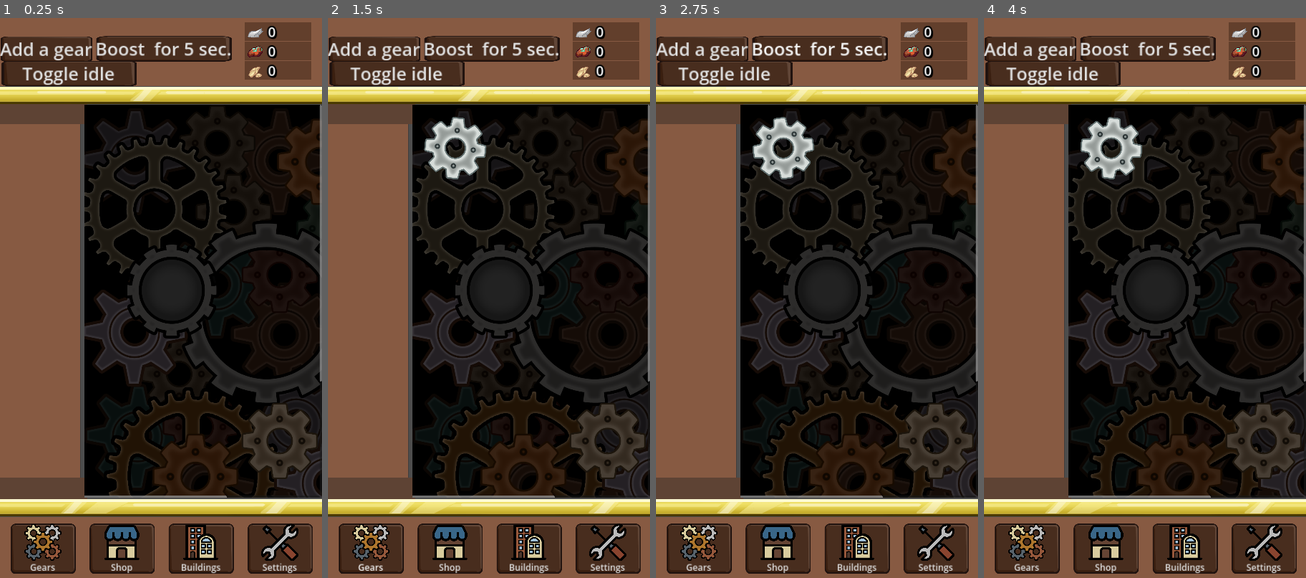
Above: before the commit, frames 1-4 (left to right).
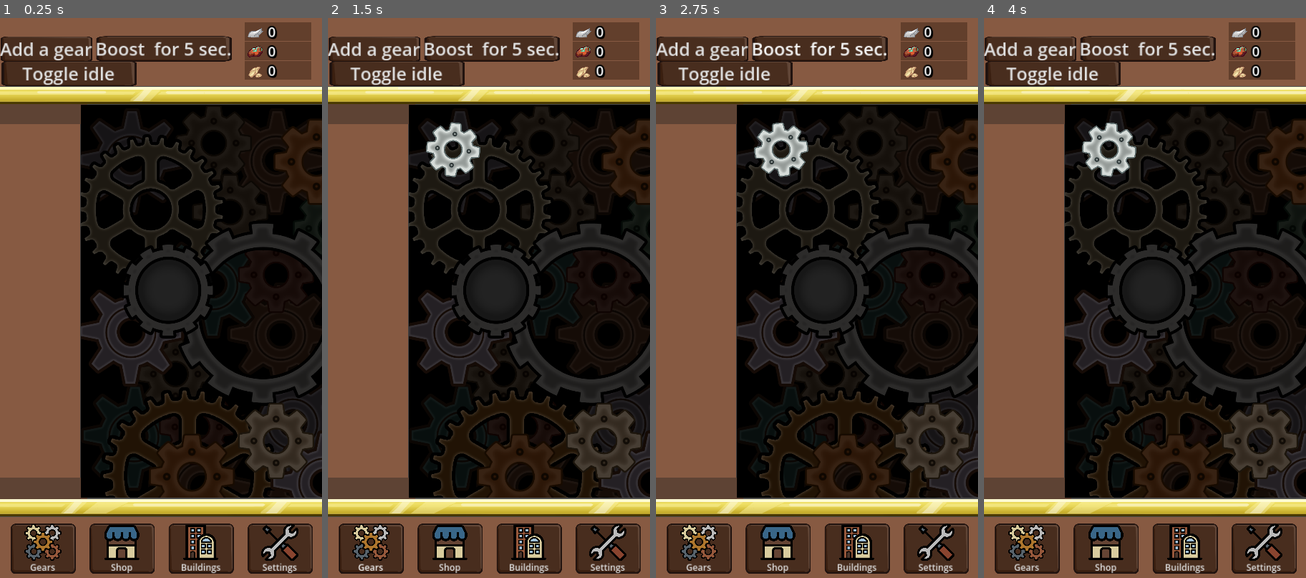
Above: after the commit, the same moments.

Repository: IIS-Mobile/PGiAnUP_zima_2024_stacjonarne_Catblast_Studio
Game: Godot game, scene res://scenes/main.tscn
Same seed, same stepped clock (60 frames per second), same inputs: the game is played once before the commit and once after it.
Inputs (mouse positions are in pixels of both pictures, inside the frame that each line leads up to; where the layout moved, square brackets give the same spot in the first picture):
- Up to frame 1 (0.25 s): no input
- Up to frame 2 (1.5 s): click "Add a gear" at 0.5 s; click "Gears" at 1.25 s
- Up to frame 3 (2.75 s): click "Boost for 5 sec." at 2 s
- Up to frame 4 (4 s): click "Toggle idle" at 2.75 s; click (1183, 303) [1264, 382] at 3.5 s

The runs differ from the first frame. In frame 1, 8.2% of the frame differs, in the area x 25-100%, y 15-86%; in frame 2, 8.8%; in frame 3, 8.8%; in frame 4, 8.8%.

Commit message:
Gear scrolling and resizing

Diff:
--- a/global.gd
+++ b/global.gd
@@ -10,25 +10,19 @@
 const IDLE_SPEED = 0.1
 
 var idle = true
+var phases := []
 var speed := 0.0
 var buffer := 0.0
 var count := 0
-var phase := 0.0
-var prev_phase := 0.0
-#TODO: can be hardcored/comptime once a ratio function is choosen
-var gears_lcm = range(0, MAX_GEARS).map(func(i): return 1.0 / ratio_function(i)).reduce(lcm)
 
-func gcd(a: float, b: float) -> float:
-	if(b == 0.0):
-		return a
-	return gcd(b, fmod(a, b))
-
-func lcm(a: float, b: float) -> float:
-	return (a / gcd(a, b)) * b
+func _ready() -> void:
+	# init phases if no save state available
+	phases.resize(MAX_GEARS)
+	phases.fill(0.0)
 
 func ratio_function(i: int) -> float:
 	#return 1.0 / pow(2.0, i)
-	return 0.5 / (i + 1.0)
+	return 0.5 / (1.2 * i + 1.0)
 
 func _physics_process(_delta: float) -> void:
 	if not count:
@@ -40,17 +34,14 @@
 		speed = max(speed - SLOWDOWN_FACTOR, 0.0)
 	if idle and speed < IDLE_SPEED:
 		buffer = min(buffer + SLOWDOWN_FACTOR, IDLE_SPEED)
-	prev_phase = phase
-	phase += speed * speed * ROTATION_ANGLE
-	#TODO: test for different ratio functions
-	phase = fmod(phase, 360.0 * gears_lcm)
+	var phase_inc = speed * speed * ROTATION_ANGLE
 	#TODO: should handle case when does not exist yet?
-	var container = get_node("/root/Node2D/UI/VBoxContainer/CurrentView/GearsView/ScrollContainer/GearContainer")
+	var container = get_node("/root/Node2D/UI/VBoxContainer/CurrentView/GearsView/ScrollContainer/GearContainer/Gears")
 	for child in container.get_children():
 		if child is Gear:
-			var prev_deg = fmod(prev_phase * ratio_function(child.index), 360.0)
-			var deg = fmod(phase * ratio_function(child.index), 360.0)
-			child.get_node("Sprite").rotation_degrees = deg
-			if deg < prev_deg:
+			var prev_phase = phases[child.index]
+			phases[child.index] = fmod(phases[child.index] + phase_inc * ratio_function(child.index), 360.0)
+			child.get_node("Sprite").rotation_degrees = phases[child.index]
+			if prev_phase > phases[child.index]:
 				child.handle_resource_popup()
 				emit_signal("rotation_completed", child.index)
--- a/scenes/gear.gd
+++ b/scenes/gear.gd
@@ -10,8 +10,6 @@
 	return gear
 
 func _ready() -> void:
-	#TODO: react to runtime resizes?, make generic
-	scale *= (get_parent().size[0] * 0.30) / 512
 	$ResourcePopup.hide()
 	Global.count += 1
 	handle_resource_indicator()
--- a/scenes/gear.tscn
+++ b/scenes/gear.tscn
@@ -11,4 +11,3 @@
 texture = ExtResource("2_lfsoe")
 
 [node name="ResourcePopup" parent="." instance=ExtResource("3_m4of8")]
-scale = Vector2(2, 2)
--- a/scenes/gear_container.gd
+++ b/scenes/gear_container.gd
@@ -3,16 +3,14 @@
 func _ready() -> void:
 	Global.connect("rotation_completed", _on_rotation_completed)
 
+#TODO: delete
 func percent_to_pixels(percent: float) -> int:
-	return (percent * 0.01 * self.size[0] * 0.6) as int
-
+	return (percent * 0.01 * 2000) as int
 
 func add_gear() -> void:
 	if Global.count >= Global.MAX_GEARS:
 		return
 	var gear = Gear.create()
-	gear.scale = Vector2(0.6, 0.6) #placeholder solution
-
 	var x_pos = Global.count % Global.GEARS_PER_ROW
 	var y_pos = percent_to_pixels(18.5) + (Global.count / Global.GEARS_PER_ROW) * percent_to_pixels(28)
 	if (Global.count / Global.GEARS_PER_ROW) % 2:
@@ -23,7 +21,8 @@
 		y_pos -= percent_to_pixels(4.5)
 	gear.position = Vector2(percent_to_pixels(18.5) + x_pos * percent_to_pixels(21), y_pos)
 	gear.z_index = Global.count % 2
-	add_child(gear)
+	$Gears.add_child(gear)
+	_on_resized()
 
 #TODO: move somewhere else?
 func _on_rotation_completed(index: int) -> void:
@@ -33,3 +32,10 @@
 func _on_pressed() -> void:
 	if Global.count:
 		Global.buffer = min(Global.buffer + 0.1, 1.0)
+
+func _on_resized() -> void:
+	$Gears.scale = Vector2.ONE * (size.x as float / 2000.0)
+	var container_height = (((Global.count + (Global.GEARS_PER_ROW - 1)) / Global.GEARS_PER_ROW) * $Gears.scale.y * percent_to_pixels(28)) + $Gears.scale.y * percent_to_pixels(9)
+	#TODO: find a better way to fix crashing
+	if container_height - get_parent().size.y > 1:
+		custom_minimum_size.y = container_height
--- a/scenes/gear_container.tscn
+++ b/scenes/gear_container.tscn
@@ -8,10 +8,14 @@
 size_flags_horizontal = 3
 size_flags_vertical = 3
 texture_normal = ExtResource("1_den7j")
+ignore_texture_size = true
 stretch_mode = 1
 script = ExtResource("1_ov4vb")
+
+[node name="Gears" type="Node2D" parent="."]
 
 [node name="Sound" type="AudioStreamPlayer" parent="."]
 stream = ExtResource("2_jx61m")
 
 [connection signal="pressed" from="." to="." method="_on_pressed"]
+[connection signal="resized" from="." to="." method="_on_resized"]
--- a/scenes/gears_view.tscn
+++ b/scenes/gears_view.tscn
@@ -1,9 +1,13 @@
-[gd_scene load_steps=2 format=3 uid="uid://i7xj23bnw0yn"]
+[gd_scene load_steps=2 format=3 uid="uid://da2twjw0p16g5"]
 
 [ext_resource type="PackedScene" uid="uid://cyjejqvy7vq4q" path="res://scenes/gear_container.tscn" id="1_ct8w3"]
 
 [node name="GearsView" type="HSplitContainer"]
+offset_right = 290.0
+offset_bottom = 8.0
+size_flags_horizontal = 3
 size_flags_vertical = 3
+dragger_visibility = 2
 
 [node name="Panel" type="Panel" parent="."]
 custom_minimum_size = Vector2(270, 0)
@@ -14,6 +18,7 @@
 anchors_preset = 15
 anchor_right = 1.0
 anchor_bottom = 1.0
+offset_bottom = -8.0
 grow_horizontal = 2
 grow_vertical = 2
 color = Color(0.529412, 0.352941, 0.258824, 1)
@@ -38,6 +43,7 @@
 
 [node name="ScrollContainer" type="ScrollContainer" parent="."]
 layout_mode = 2
+size_flags_horizontal = 3
 
 [node name="GearContainer" parent="ScrollContainer" instance=ExtResource("1_ct8w3")]
 layout_mode = 2
Not shown: 1 places in scenes/main.tscn that only renumber resources
